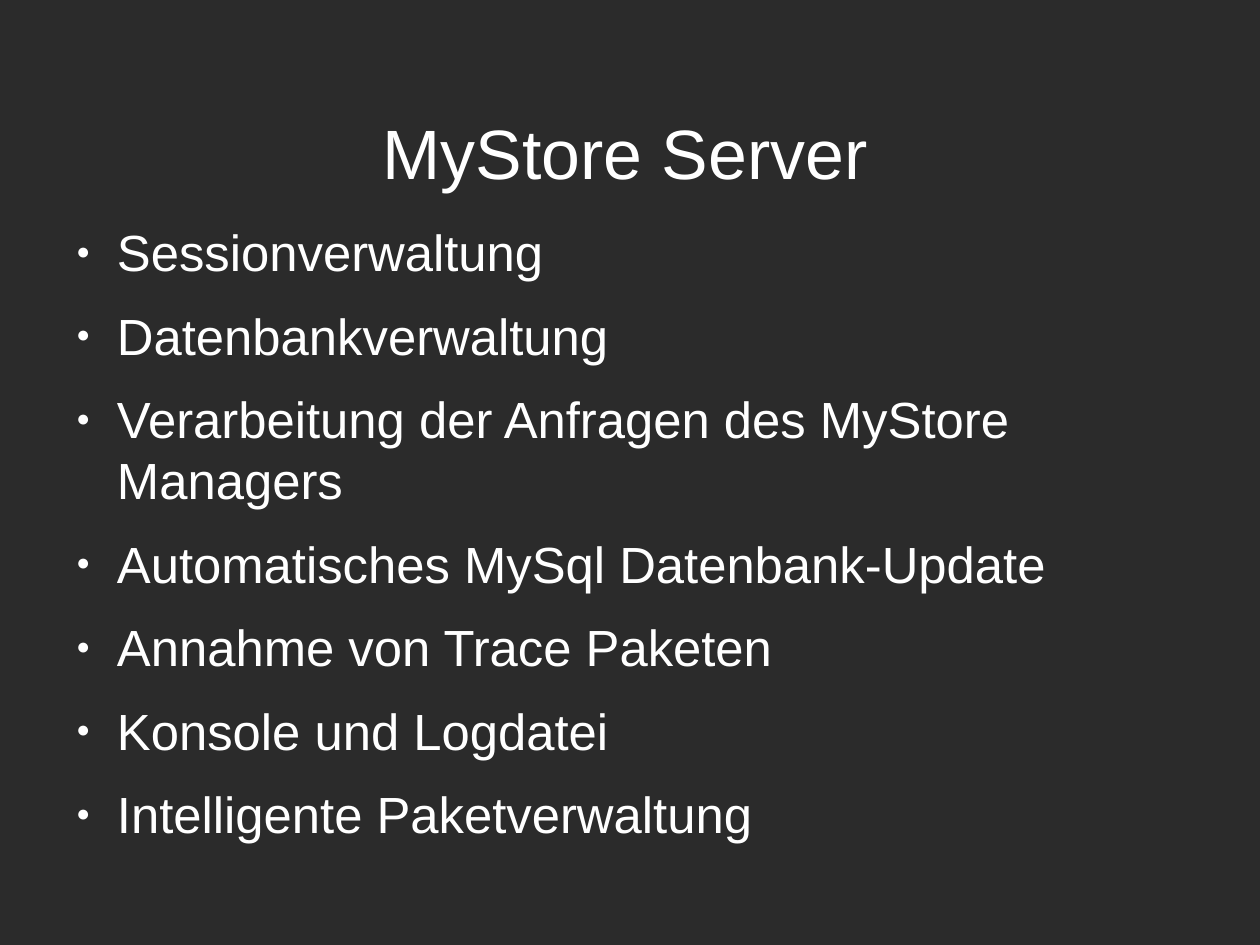
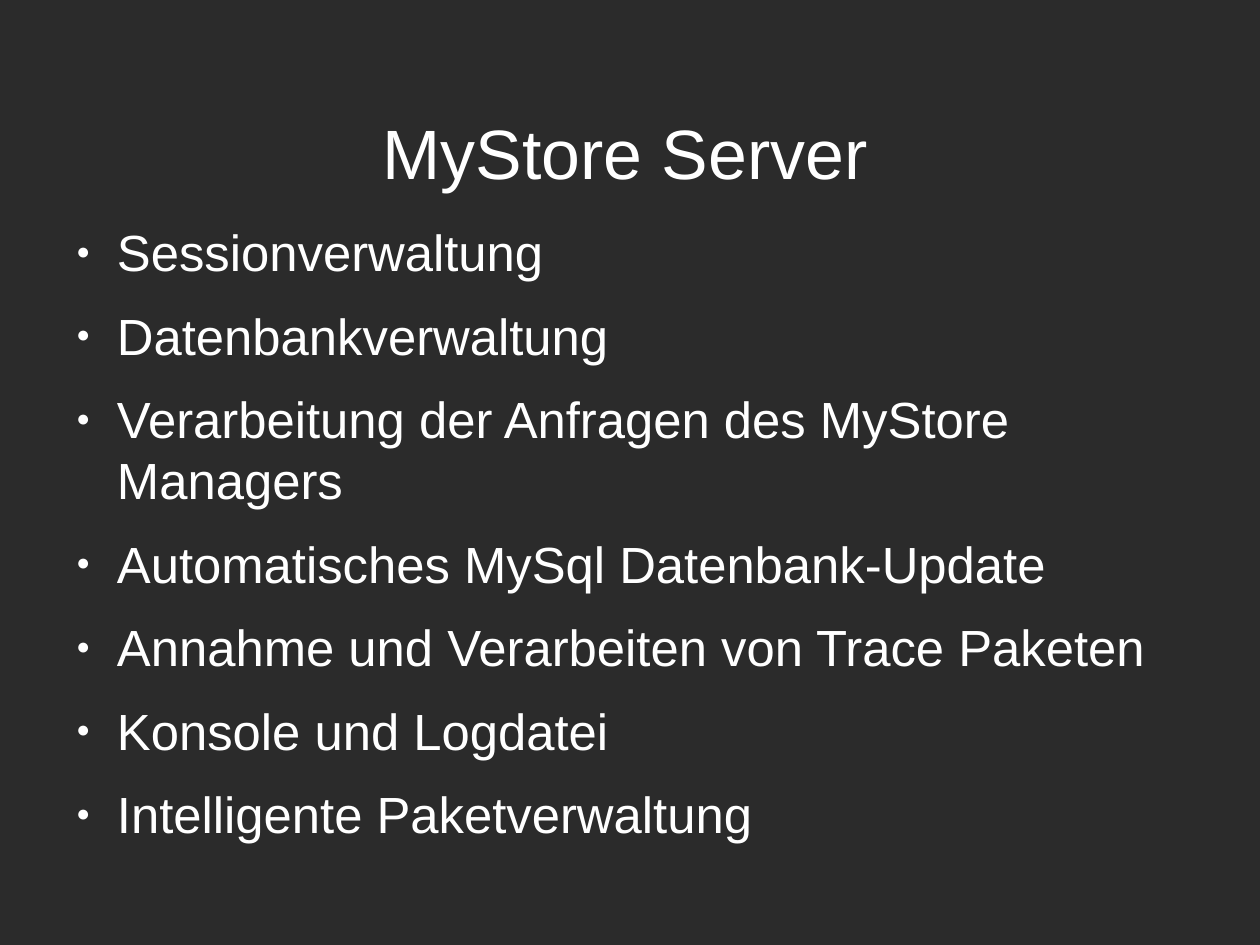
Before and after one commit to Niondir/rika-led, a slide deck: slide 6 of präsentation 3/part 1/präsentation31.odp (slide 11 before the commit). Drawn at 1260x945 pixels with LibreOffice and Linux fonts; fonts in the diff are those of the drawing; background and template pictures are left out; a plain dark background stands for a picture behind light text. Boxes give left, top, right and bottom in pixels: in the first picture for what was removed or moved away, otherwise in the second. Text is boxed around its words. In the diff, an @@ line names an element or a change of style, - is before the commit and + after.

```diff
--- a/präsentation 3/part 1/präsentation31.odp
+++ b/präsentation 3/part 1/präsentation31.odp
@@ text at (117, 629, 1144, 667): text changed @@
-● Annahme von Trace Paketen
+● Annahme und Verarbeiten von Trace Paketen
```
Also in this commit, not shown: 5 other slides changed, 3 slides added.
